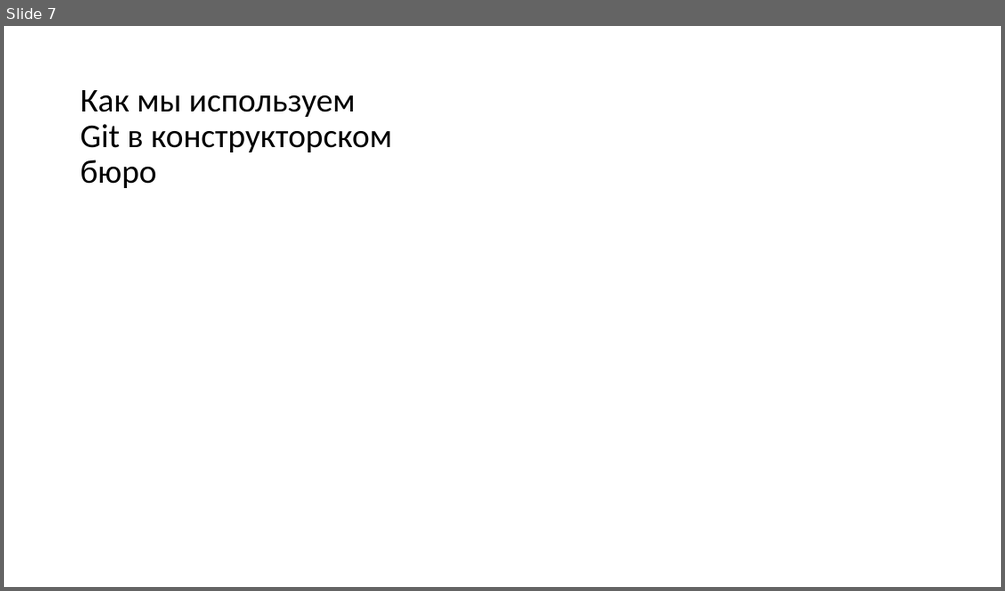
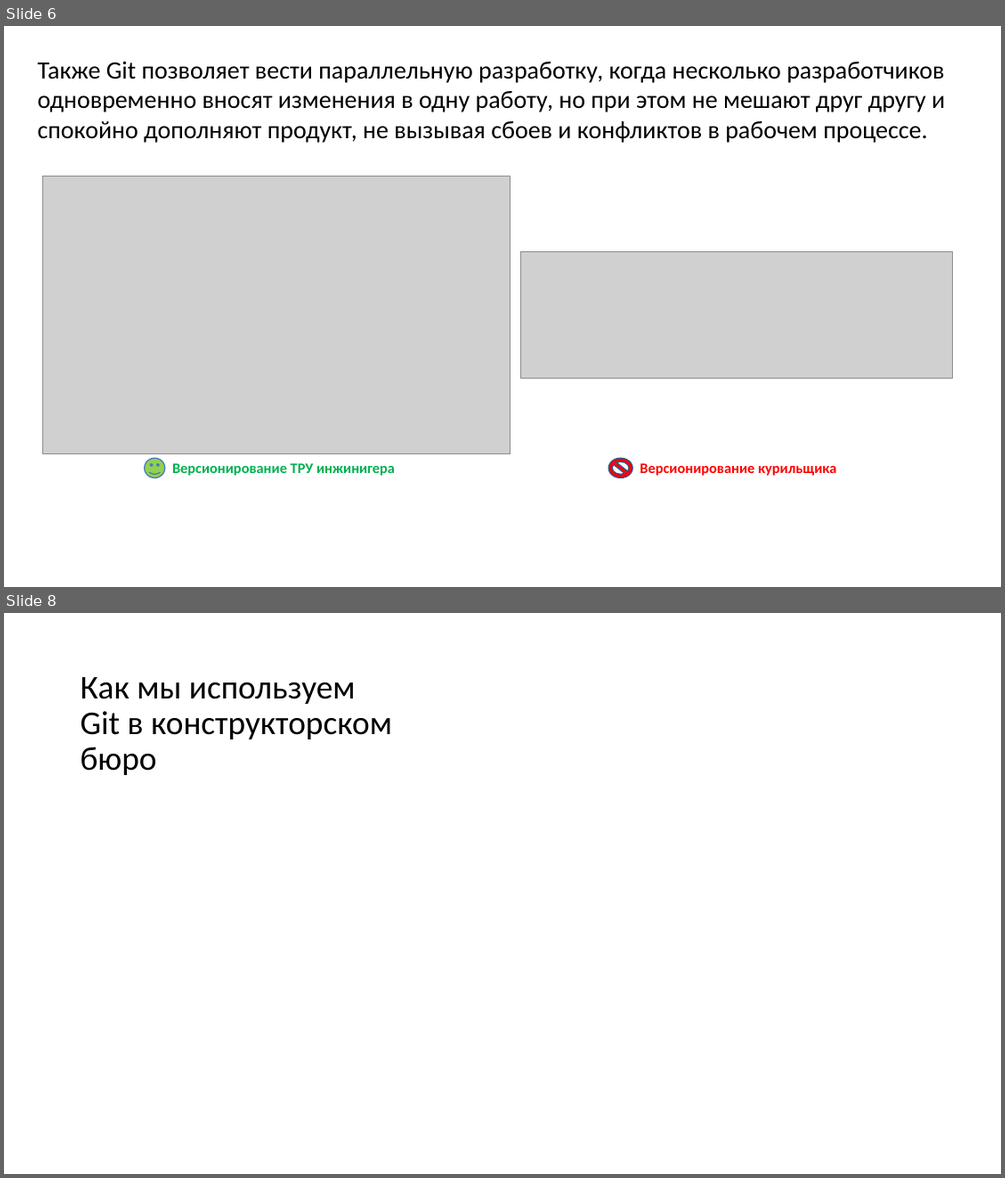
Before and after one commit to yaroslav-pukazov/Git-in-CAD, a slide deck: Презентация Microsoft PowerPoint.pptx. Shown one above the other, each under a label of ours: slide 7 before the commit, slides 6 and 8 after it; the slides between them are not shown. The pictures are 1005x591 and 1005x1178 pixels, drawn with LibreOffice and Linux fonts; fonts in the diff are those of the drawing; grey boxes stand for pictures. Boxes give left, top, right and bottom in pixels: in the first picture for what was removed or moved away, otherwise in the second. Text is boxed around its words. In the diff, an @@ line names an element or a change of style, - is before the commit and + after.

```diff
--- a/Презентация Microsoft PowerPoint.pptx
+++ b/Презентация Microsoft PowerPoint.pptx
@@ slide 6 added at bbox=[4, 26, 1001, 587], background #FFFFFF @@
@@ text added at bbox=[38, 61, 945, 143], 24 pt, text #000000 @@
+Также Git позволяет вести параллельную разработку, когда несколько разработчиков одновременно вносят изменения в одну работу, но при этом не мешают друг другу и спокойно дополняют продукт, не вызывая сбоев и конфликтов в рабочем процессе.
@@ picture added at bbox=[43, 176, 510, 453] @@
@@ picture added at bbox=[521, 252, 953, 378] @@
@@ smiley face added at bbox=[145, 459, 165, 478], fill #92D050, outline #4472C4 1 pt @@
@@ text added at bbox=[172, 463, 395, 475], 14 pt, text #00B050, bold @@
+Версионирование ТРУ инжинигера
@@ no-entry sign added at bbox=[608, 459, 632, 478], fill #FF0000, outline #325491 1 pt @@
@@ text added at bbox=[639, 463, 836, 475], 14 pt, text #FF0000, bold @@
+Версионирование курильщика
@@ what was slide 7 is now slide 8 @@
```
Also in this commit, not shown: 3 slides changed, 3 other slides added, 3 slides removed.
